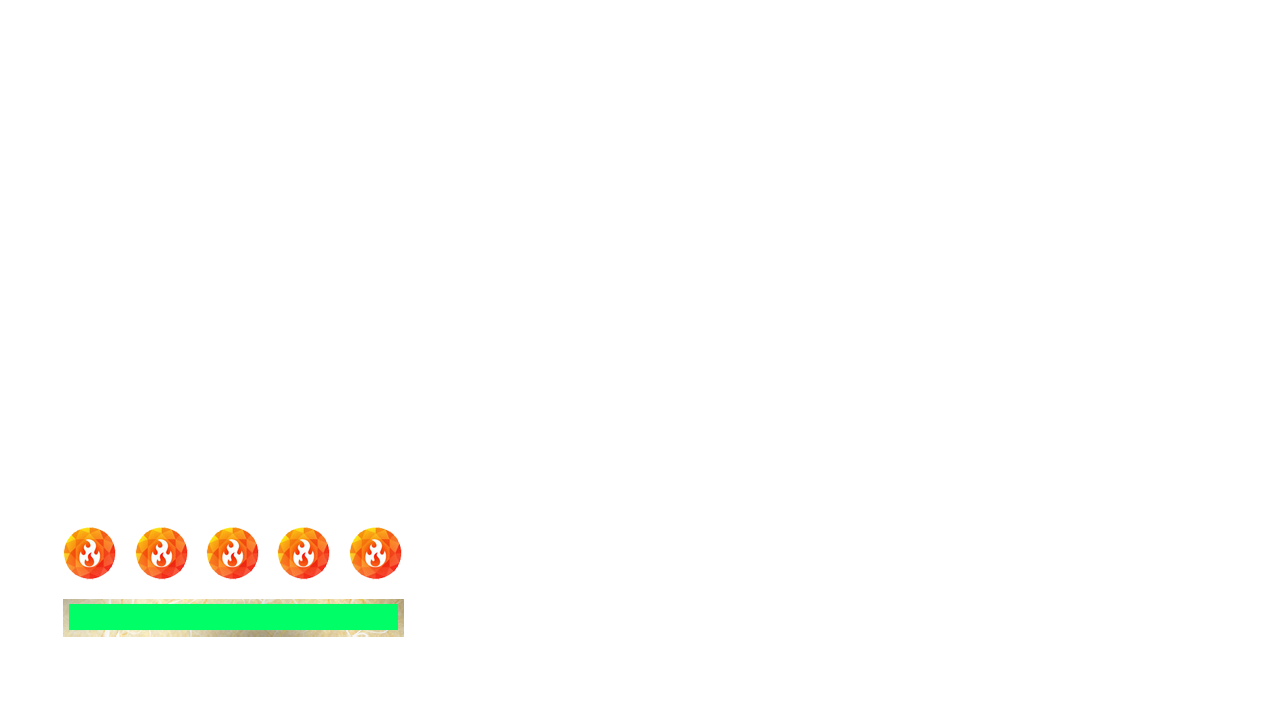
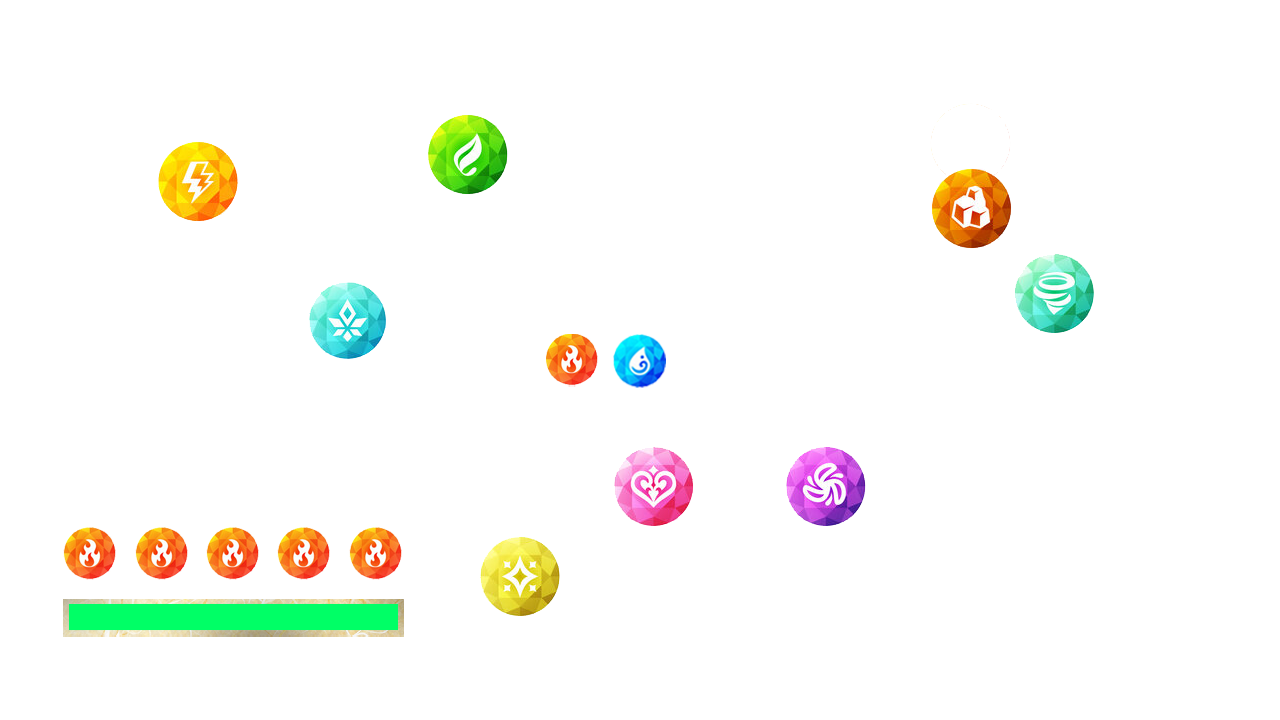
Before/after of a 1280 x 720 layered artwork. What changed in the layer stack:
added layer "fire_icon" above "レイヤー 5" over (546, 334, 598, 387)
added layer "レイヤー 5" above "レイヤー 6" over (158, 141, 238, 222)
added layer "レイヤー 6" above "レイヤー 7" over (428, 114, 508, 195)
added layer "レイヤー 7" above "レイヤー 8" over (932, 166, 1012, 249)
added layer "レイヤー 8" above "レイヤー 9" over (309, 282, 386, 359)
added layer "レイヤー 9" above "レイヤー 10" over (1015, 253, 1094, 333)
added layer "レイヤー 10" above "レイヤー 11" over (480, 537, 560, 616)
added layer "レイヤー 11" above "レイヤー 12" over (786, 447, 866, 526)
added layer "レイヤー 12" above "属性アイコン" over (614, 447, 693, 526)
showed "属性アイコン", painted on it over (158, 103, 1012, 478)
added layer "レイヤー 4" above "炎属性" over (613, 334, 666, 388)
